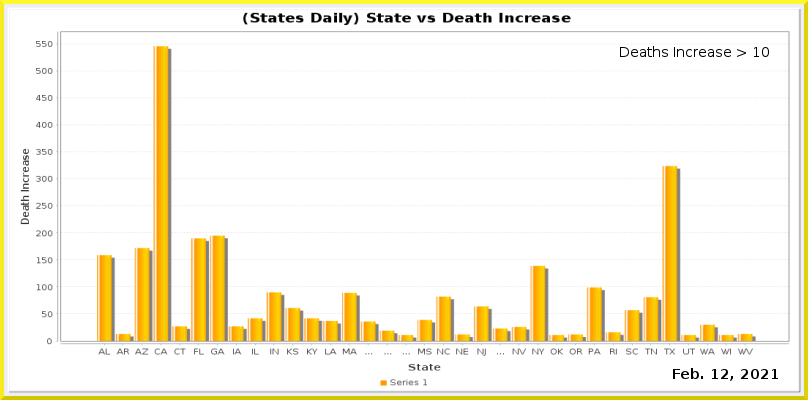
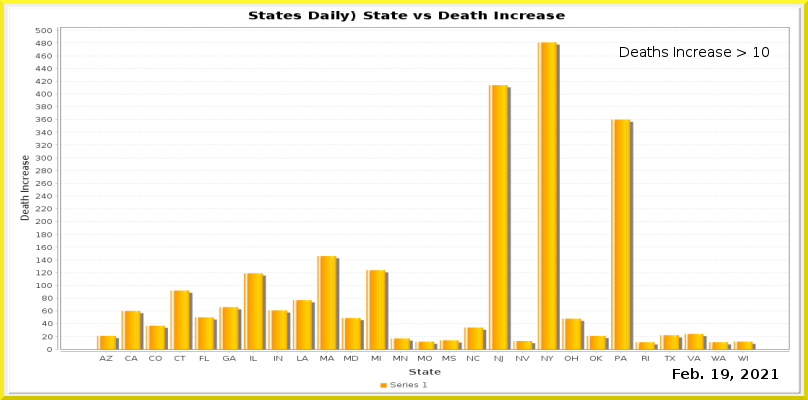
Layers edited between the first and the second 808x400 image:
painted on "Current Date" over [721, 369, 729, 379]
painted on "Date_vs_TestIncrease.png" over [7, 6, 801, 394]
